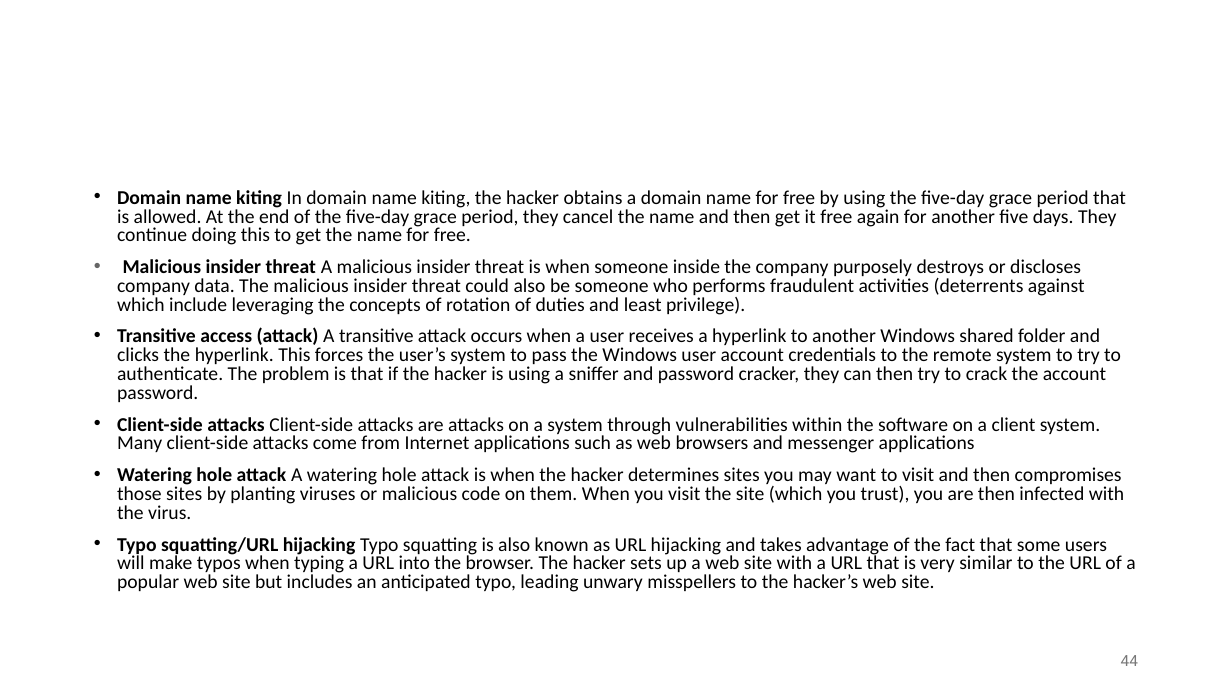
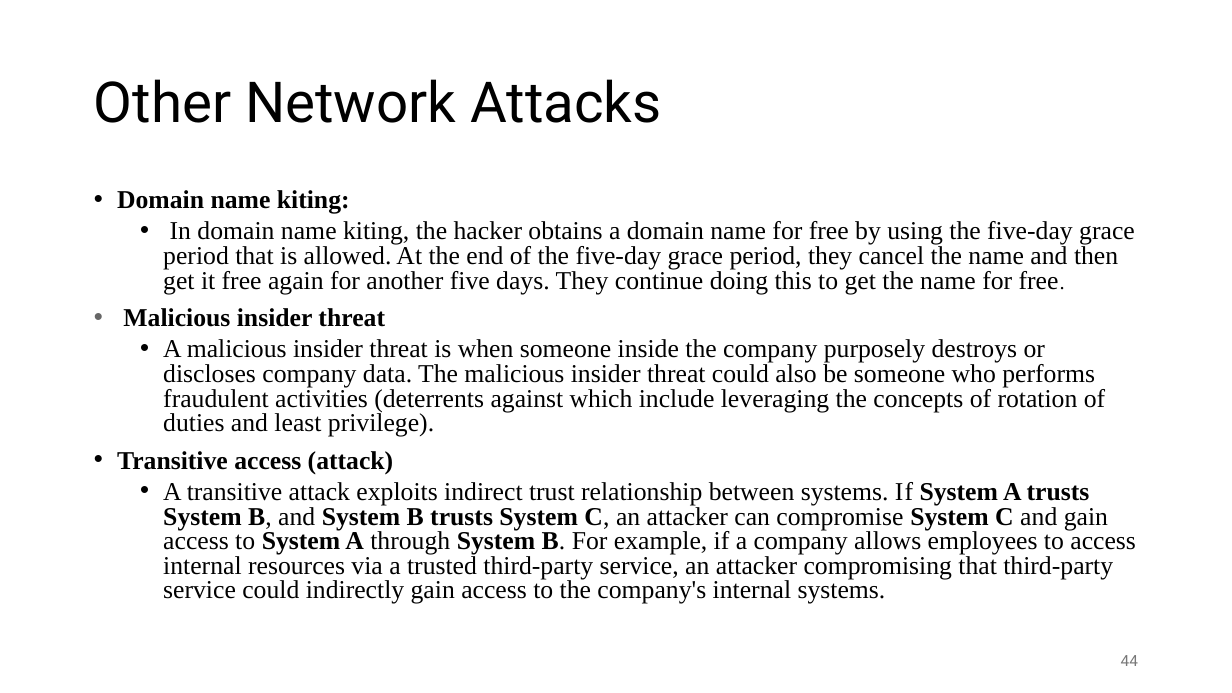
Before and after one commit to shakiliitju/M.Sc-in-ICT, a slide deck: slide 44 of Semester 2/Applied Cyber Security/Lecture/L4.pptx. Drawn at 1232x693 pixels with LibreOffice and Linux fonts; fonts in the diff are those of the drawing. Boxes give left, top, right and bottom in pixels: in the first picture for what was removed or moved away, otherwise in the second. Text is boxed around its words. In the diff, an @@ line names an element or a change of style, - is before the commit and + after.

```diff
--- a/Semester 2/Applied Cyber Security/Lecture/L4.pptx
+++ b/Semester 2/Applied Cyber Security/Lecture/L4.pptx
@@ title added at [94, 79, 661, 123], 44 pt, text #000000 @@
+Other Network Attacks
@@ text at [117, 190, 1136, 604]: text changed; size 15.3 to 20 pt; font Calibri to Times New Roman @@
-• Domain name kiting In domain name kiting, the hacker obtains a domain name for free by using the five-day grace period that is allowed. At the end of the five-day grace period, they cancel the name and then get it free again for another five days. They continue doing this to get the name for free.
-• Malicious insider threat A malicious insider threat is when someone inside the company purposely destroys or discloses company data. The malicious insider threat could also be someone who performs fraudulent activities (deterrents against which include leveraging the concepts of rotation of duties and least privilege).
-• Transitive access (attack) A transitive attack occurs when a user receives a hyperlink to another Windows shared folder and clicks the hyperlink. This forces the user’s system to pass the Windows user account credentials to the remote system to try to authenticate. The problem is that if the hacker is using a sniffer and password cracker, they can then try to crack the account password.
-• Client-side attacks Client-side attacks are attacks on a system through vulnerabilities within the software on a client system. Many client-side attacks come from Internet applications such as web browsers and messenger applications
-• Watering hole attack A watering hole attack is when the hacker determines sites you may want to visit and then compromises those sites by planting viruses or malicious code on them. When you visit the site (which you trust), you are then infected with the virus.
-• Typo squatting/URL hijacking Typo squatting is also known as URL hijacking and takes advantage of the fact that some users will make typos when typing a URL into the browser. The hacker sets up a web site with a URL that is very similar to the URL of a popular web site but includes an anticipated typo, leading unwary misspellers to the hacker’s web site.
+• Domain name kiting:
+  • In domain name kiting, the hacker obtains a domain name for free by using the five-day grace period that is allowed. At the end of the five-day grace period, they cancel the name and then get it free again for another five days. They continue doing this to get the name for free.
+• Malicious insider threat
+  • A malicious insider threat is when someone inside the company purposely destroys or discloses company data. The malicious insider threat could also be someone who performs fraudulent activities (deterrents against which include leveraging the concepts of rotation of duties and least privilege).
+• Transitive access (attack)
+  • A transitive attack exploits indirect trust relationship between systems. If System A trusts System B, and System B trusts System C, an attacker can compromise System C and gain access to System A through System B. For example, if a company allows employees to access internal resources via a trusted third-party service, an attacker compromising that third-party service could indirectly gain access to the company's internal systems.
```
Also in this commit, not shown: 4 other slides changed, 1 slide added, 8 other files.
